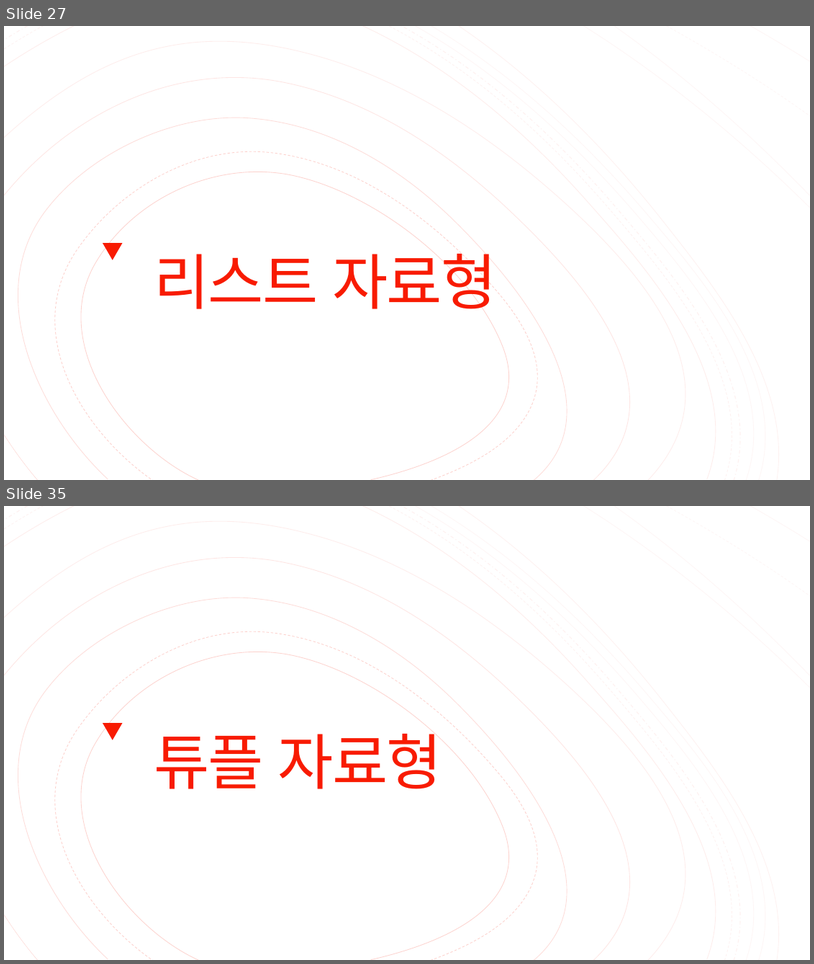
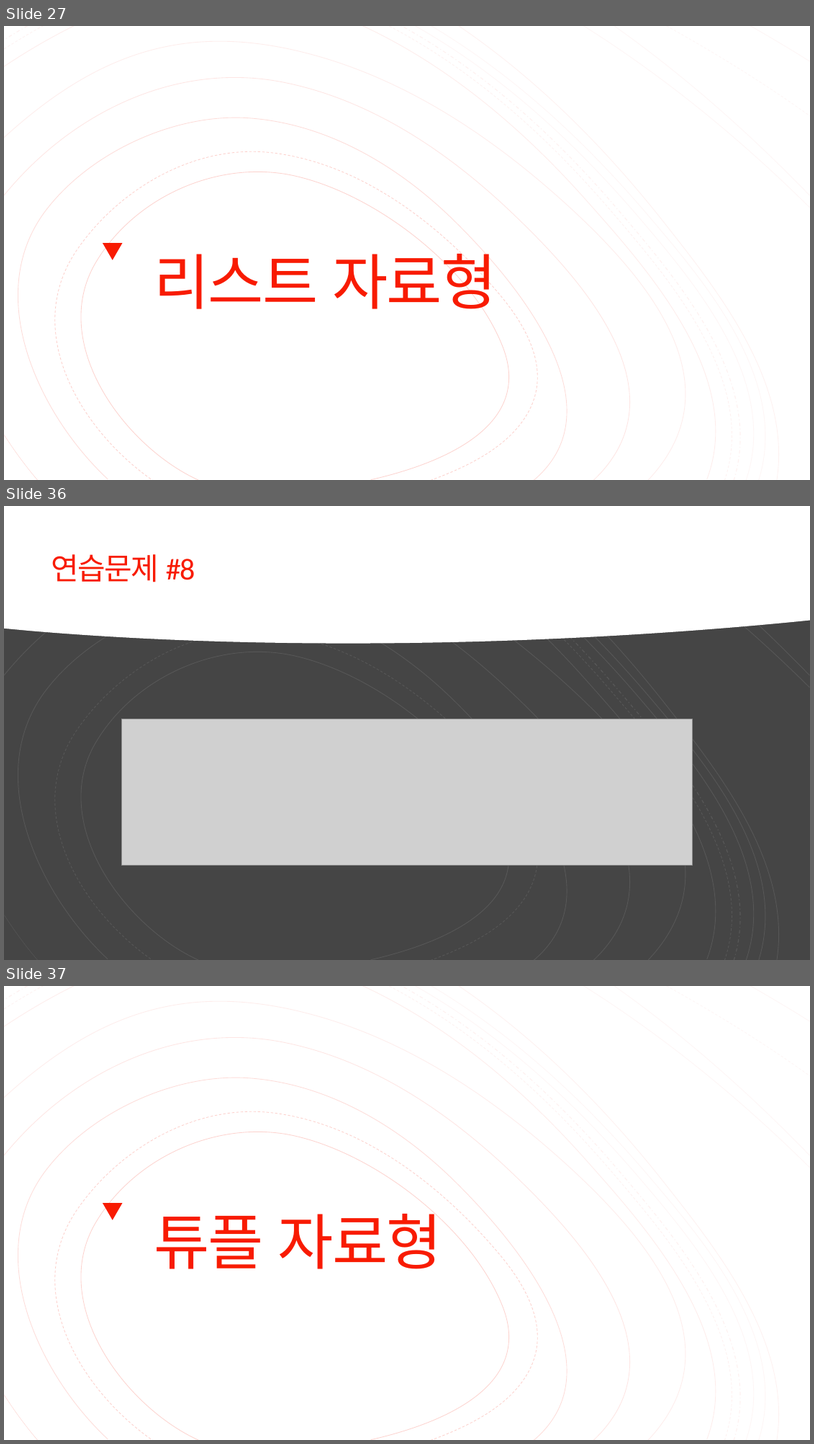
Before and after one commit to Valentine117/python_basic_class, a slide deck: 02장 자료형과 자료구조.pptx. Shown one above the other, each under a label of ours: slides 27 and 35 before the commit, slides 27, 36 and 37 after it; the slides between them are not shown. The pictures are 814x964 and 814x1444 pixels, drawn with LibreOffice and Linux fonts; fonts in the diff are those of the drawing; grey boxes stand for pictures. Boxes give left, top, right and bottom in pixels: in the first picture for what was removed or moved away, otherwise in the second. Text is boxed around its words. In the diff, an @@ line names an element or a change of style, - is before the commit and + after.

```diff
--- a/02장 자료형과 자료구조.pptx
+++ b/02장 자료형과 자료구조.pptx
@@ slide 36 added at box(4, 506, 810, 960), background #454545 @@
@@ rectangle added at box(4, 506, 810, 960), fill #454545 @@
@@ freeform shape added at box(4, 506, 810, 644), fill #FFFFFF @@
@@ group added at box(4, 506, 809, 960): 16 freeform shapes @@
@@ group added at box(4, 506, 810, 960): 19 freeform shapes @@
@@ title added at box(52, 554, 195, 582), 36 pt, text #F81B02 @@
+연습문제 #8
@@ picture added at box(122, 718, 692, 865) @@
@@ what was slide 35 is now slide 37 @@
```
Also in this commit, not shown: 7 slides changed, 1 other slide added.
